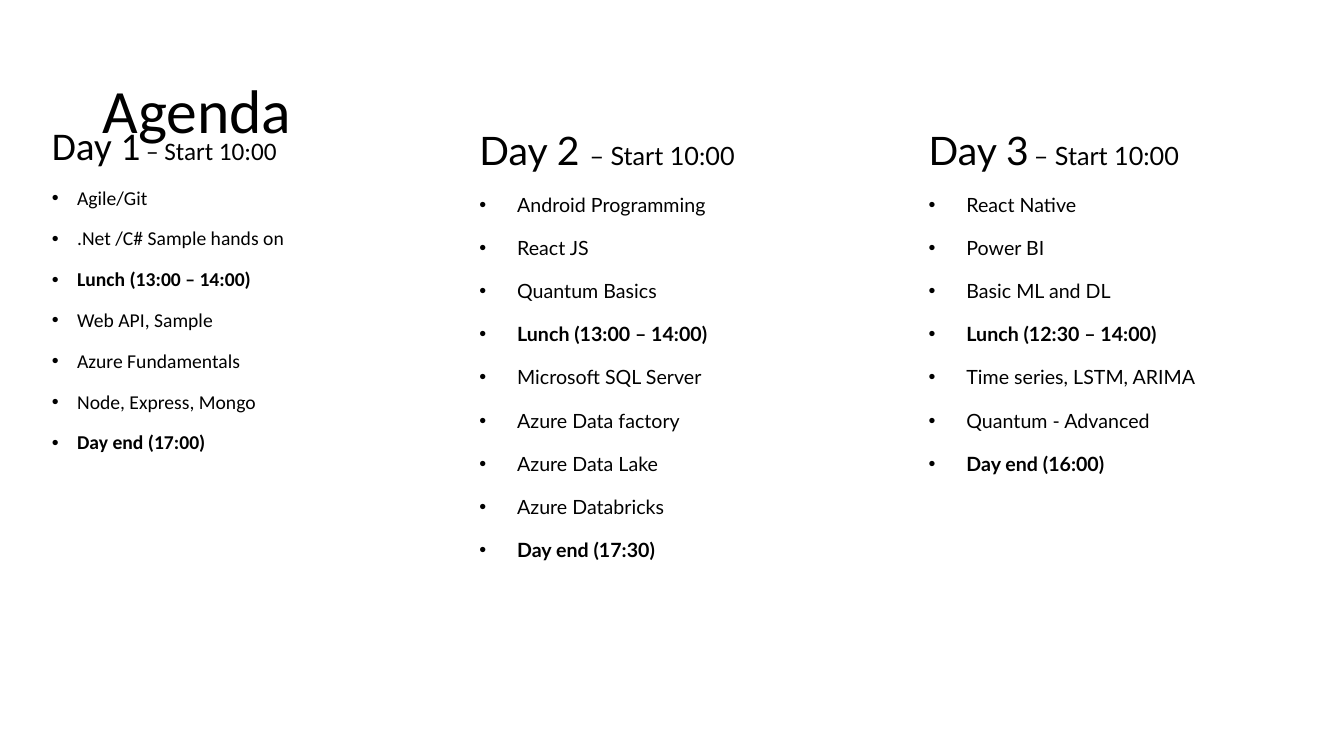
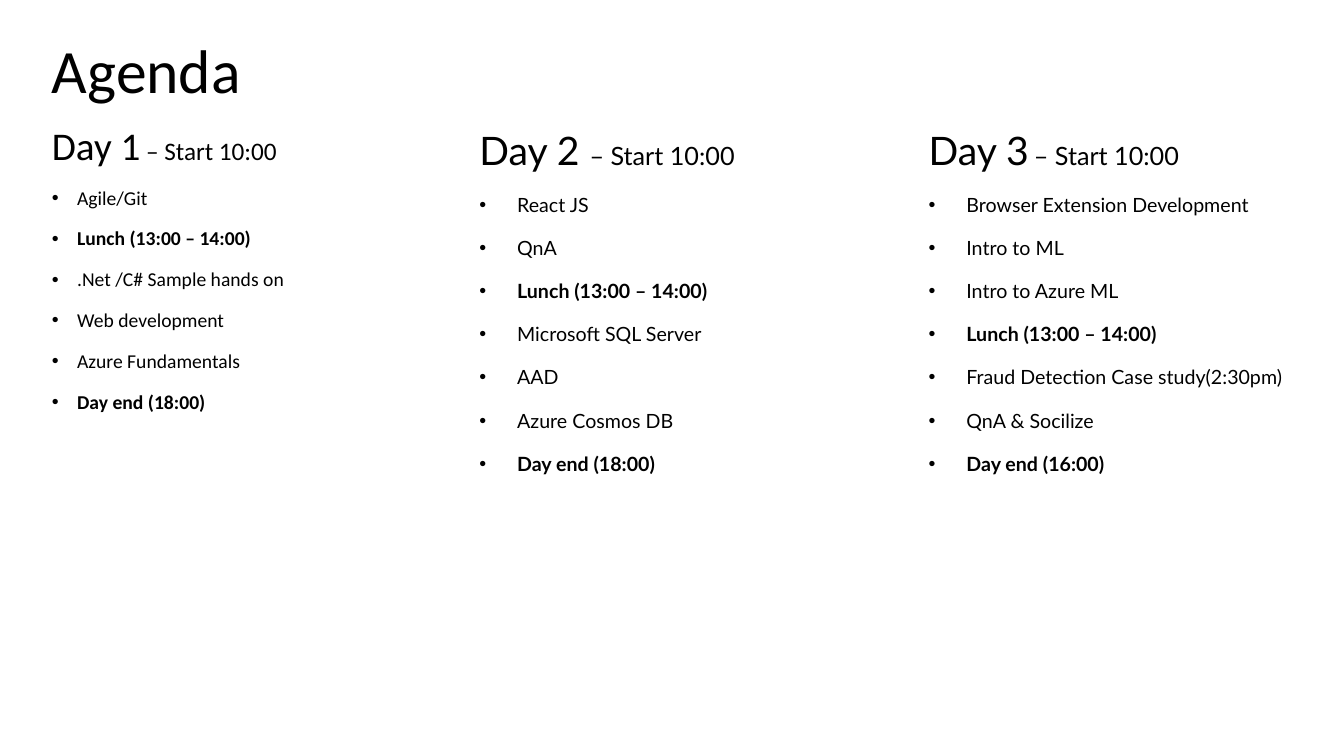
Before and after one commit to byteridge/GarageInternship2021, a slide deck: slide 7 of 1.Introduction.pptx. Drawn at 1344x756 pixels with LibreOffice and Linux fonts; fonts in the diff are those of the drawing. Boxes give left, top, right and bottom in pixels: in the first picture for what was removed or moved away, otherwise in the second. Text is boxed around its words. In the diff, an @@ line names an element or a change of style, - is before the commit and + after.

Commit message:
Changes on the Intro Slide

```diff
--- a/1.Introduction.pptx
+++ b/1.Introduction.pptx
@@ title "Agenda" rewrapped from (x1=102, y1=90, x2=291, y2=148) to (x1=52, y1=50, x2=241, y2=104) @@
@@ text at (x1=517, y1=197, x2=706, y2=216): paragraph removed @@
-• Android Programming
@@ text at (x1=966, y1=197, x2=1282, y2=431): text changed @@
-• React Native
-• Power BI
-• Basic ML and DL
-• Lunch (12:30 – 14:00)
-• Time series, LSTM, ARIMA
-• Quantum - Advanced
+• Browser Extension Development
+• Intro to ML
+• Intro to Azure ML
+• Lunch (13:00 – 14:00)
+• Fraud Detection Case study(2:30pm)
+• QnA & Socilize
@@ text at (x1=77, y1=230, x2=251, y2=248): paragraph added @@
+• Lunch (13:00 – 14:00)
@@ text at (x1=517, y1=240, x2=557, y2=258): text changed @@
-• Quantum Basics
+• QnA
@@ text at (x1=77, y1=313, x2=224, y2=330): text changed; bold off @@
-• Lunch (13:00 – 14:00)
-• Web API, Sample
+• Web development
@@ text at (x1=517, y1=370, x2=674, y2=475): text changed @@
-• Azure Data factory
-• Azure Data Lake
-• Azure Databricks
-• Day end (17:30)
+• AAD
+• Azure Cosmos DB
+• Day end (18:00)
@@ text at (x1=77, y1=394, x2=205, y2=412): text changed; bold on @@
-• Node, Express, Mongo
-• Day end (17:00)
+• Day end (18:00)
```
Also in this commit, not shown: 6 other slides changed.
